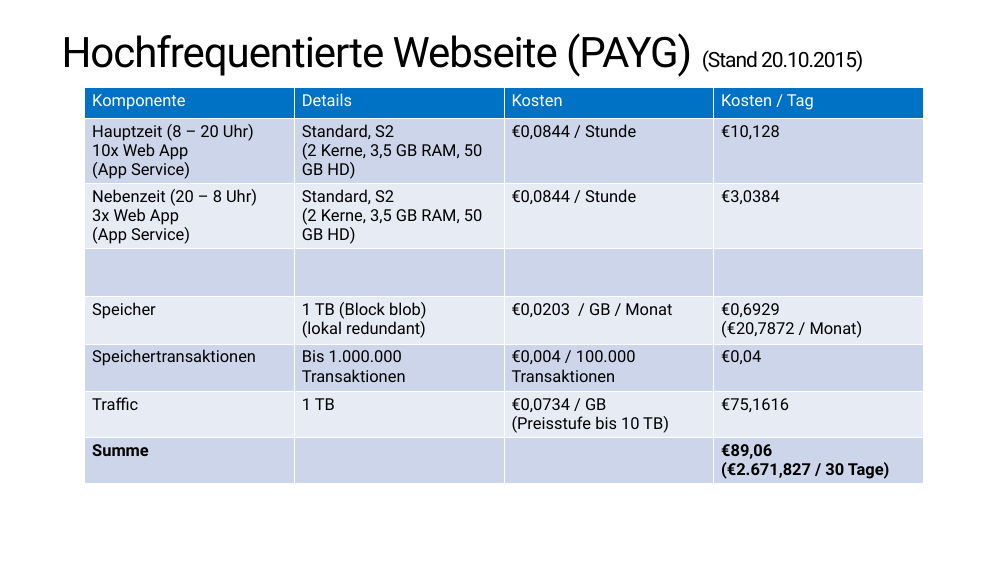
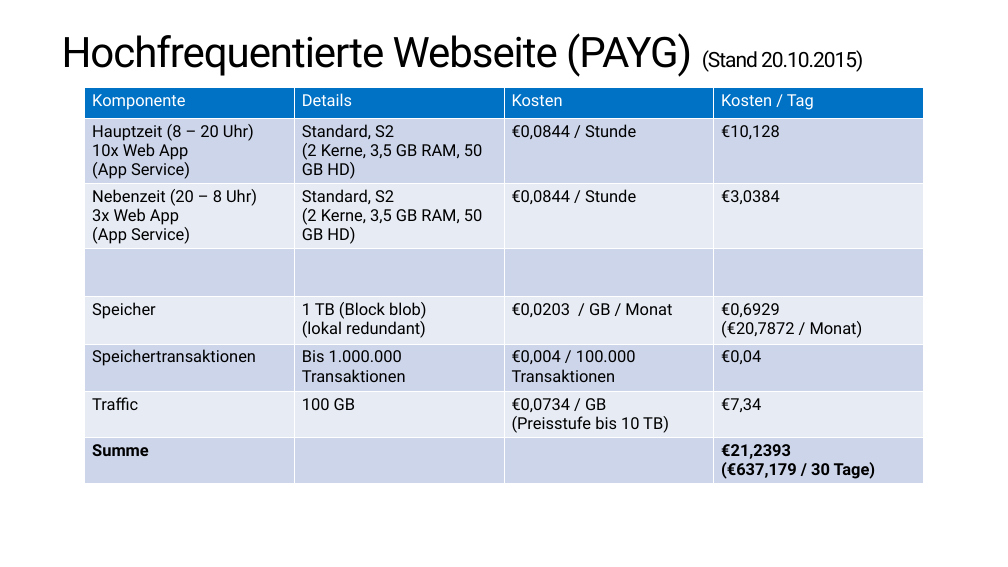
Before and after one commit to pkirch/hybridit15, a slide deck: slide 7 of Modul3/FY16Q2 Azure Kosten & Sicherheit (Hybrid IT 2015).pptx. Drawn at 1008x567 pixels with LibreOffice and Linux fonts; fonts in the diff are those of the drawing. Boxes give left, top, right and bottom in pixels: in the first picture for what was removed or moved away, otherwise in the second. Text is boxed around its words. In the diff, an @@ line names an element or a change of style, - is before the commit and + after.

Commit message:
ppts

```diff
--- a/Modul3/FY16Q2 Azure Kosten & Sicherheit (Hybrid IT 2015).pptx
+++ b/Modul3/FY16Q2 Azure Kosten & Sicherheit (Hybrid IT 2015).pptx
@@ table at (84, 87, 924, 490) @@
-row 7, column 2: 1 TB
+row 7, column 2: 100 GB
-row 7, column 4: €75,1616
+row 7, column 4: €7,34
-row 8, column 4: €89,06 / (€2.671,827 / 30 Tage)
+row 8, column 4: €21,2393 / (€637,179 / 30 Tage)
```
Also in this commit, not shown: 1 other file.
